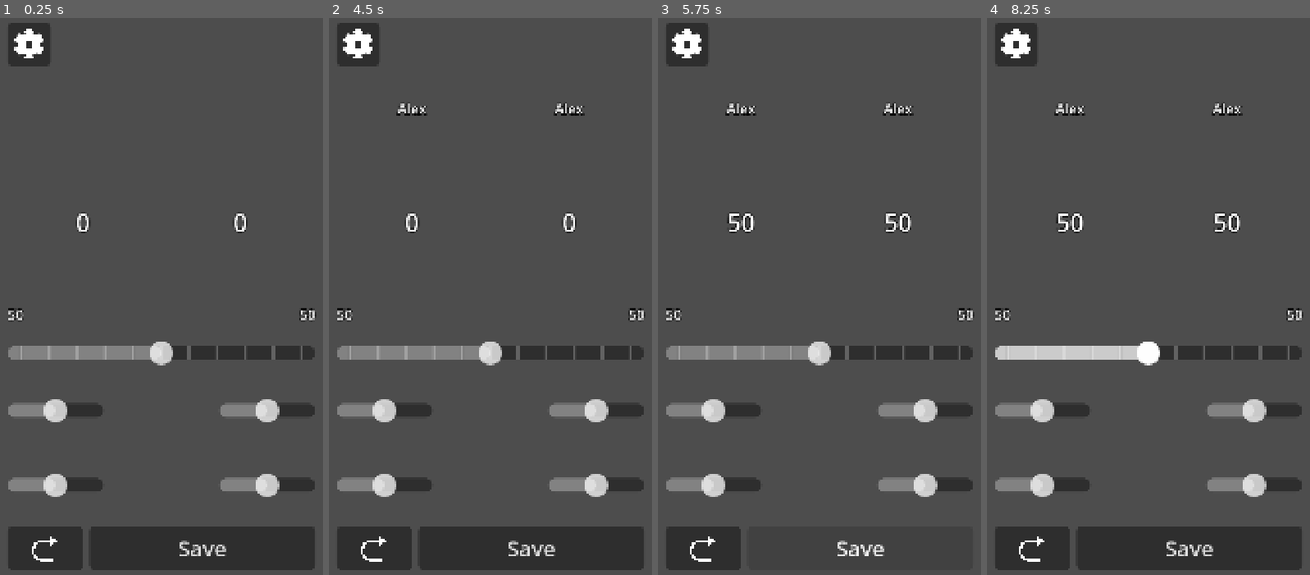
Above: before the commit, frames 1-4 (left to right).
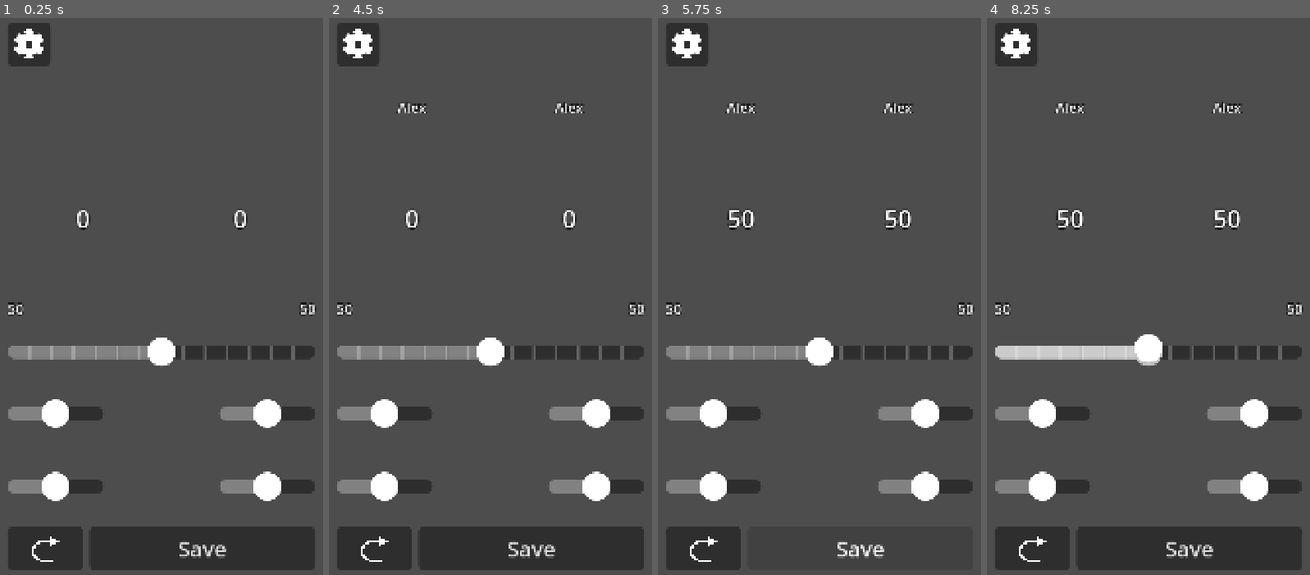
Above: after the commit, the same moments.

Repository: Aspergerli/tichu-Counter
Game: Godot game, scene res://Scenes/main.tscn
Two runs of this game, one before a commit and one after it. Both use one fixed random seed, a clock stepped at 60 frames per second and the inputs below.
Inputs (mouse positions are in pixels of both pictures, inside the frame that each line leads up to):
- Up to frame 1 (0.25 s): no input
- Up to frame 2 (4.5 s): click (374, 547) at 0.5 s; click (374, 547) at 1.25 s; click (374, 547) at 2 s; click (358, 45) at 2.75 s; click (490, 224) at 3.52 s; type "Alex" at 3.6 s; click (490, 274) at 3.75 s; type "Alex" at 3.83 s; click "X" at 4.25 s
- Up to frame 3 (5.75 s): click "Save" at 5 s
- Up to frame 4 (8.25 s): move the mouse to (1229, 263) at 5.77 s; click (1229, 263) at 5.92 s; drag from (1074, 329) to (1129, 430) at 6.52 s; move the mouse to (1184, 151) at 7.27 s; click (1184, 151) at 7.42 s; drag from (1129, 430) to (1038, 196) at 8.02 s

The runs differ from the first frame. In frame 1, 3.6% of the frame differs, in the area x 2-98%, y 34-98%; in frame 2, 3.8%; in frame 3, 4.1%, in the area x 2-98%, y 15-98%; in frame 4, 3.7%.

Commit message:
Made Sliders opaque

Diff:
--- /dev/null
+++ b/Assets/Grabber.svg
@@ -0,0 +1,22 @@
+<?xml version="1.0" encoding="UTF-8" standalone="no"?>
+<!-- Created with Inkscape (http://www.inkscape.org/) -->
+
+<svg
+   width="169.00684mm"
+   height="169.00684mm"
+   viewBox="0 0 169.00684 169.00684"
+   version="1.1"
+   id="svg1"
+   xmlns="http://www.w3.org/2000/svg"
+   xmlns:svg="http://www.w3.org/2000/svg">
+  <defs
+     id="defs1" />
+  <g
+     id="layer1"
+     transform="translate(-14.327637,-15.67916)">
+    <path
+       style="fill:#ffffff;fill-opacity:1;stroke:#ffffff;stroke-width:20;stroke-linecap:round;stroke-opacity:1"
+       id="path4"
+       d="M 173.33447,100.18259 A 74.50341,74.50341 0 0 1 98.958342,174.68589 74.50341,74.50341 0 0 1 24.328079,100.43716 74.50341,74.50341 0 0 1 98.449194,25.680155 74.50341,74.50341 0 0 1 173.33273,99.673441" />
+  </g>
+</svg>
--- a/Scenes/main.tscn
+++ b/Scenes/main.tscn
@@ -12,6 +12,7 @@
 [ext_resource type="LabelSettings" uid="uid://duoipjdy7c4bl" path="res://text/TichuText.tres" id="8_344ge"]
 [ext_resource type="Script" uid="uid://bi4nvkt30xtmu" path="res://Scripts/lables_g_tichu_slider.gd" id="9_ynf5e"]
 [ext_resource type="Theme" uid="uid://4h5dwwuc6j3b" path="res://text/buttons.tres" id="10_hptm8"]
+[ext_resource type="Theme" uid="uid://drrumylijiae8" path="res://text/Sliders.tres" id="10_jkdf5"]
 [ext_resource type="Texture2D" uid="uid://dcoy21l5ba3jr" path="res://Assets/tickback_export.svg" id="12_6iyac"]
 
 [node name="Control" type="Control" unique_id=1470058033]
@@ -109,12 +110,12 @@
 size_flags_horizontal = 3
 size_flags_vertical = 1
 tooltip_text = "hsth"
+theme = ExtResource("10_jkdf5")
 min_value = -30.0
 max_value = 130.0
 step = 5.0
 value = 50.0
-tick_count = 11
-ticks_on_borders = true
+tick_count = 15
 ticks_position = 3
 
 [node name="TichuContainer" type="GridContainer" parent="VBoxContainer" unique_id=475770376]
@@ -127,8 +128,11 @@
 layout_mode = 2
 size_flags_horizontal = 3
 size_flags_vertical = 6
-max_value = 2.0
-value = 1.0
+theme = ExtResource("10_jkdf5")
+max_value = 2.0
+value = 1.0
+tick_count = 1
+ticks_position = 3
 
 [node name="LabelsTichuSlider" type="HBoxContainer" parent="VBoxContainer/TichuContainer" unique_id=124699248]
 layout_mode = 2
@@ -156,16 +160,22 @@
 layout_mode = 2
 size_flags_horizontal = 3
 size_flags_vertical = 6
-max_value = 2.0
-value = 1.0
+theme = ExtResource("10_jkdf5")
+max_value = 2.0
+value = 1.0
+tick_count = 1
+ticks_position = 3
 
 [node name="GTichuSlider1" type="HSlider" parent="VBoxContainer/TichuContainer" unique_id=2106446075]
 custom_minimum_size = Vector2(180, 0)
 layout_mode = 2
 size_flags_horizontal = 3
 size_flags_vertical = 6
-max_value = 2.0
-value = 1.0
+theme = ExtResource("10_jkdf5")
+max_value = 2.0
+value = 1.0
+tick_count = 1
+ticks_position = 3
 
 [node name="LablesGTichuSlider" type="HBoxContainer" parent="VBoxContainer/TichuContainer" unique_id=1554670582]
 layout_mode = 2
@@ -190,8 +200,10 @@
 layout_mode = 2
 size_flags_horizontal = 3
 size_flags_vertical = 6
-max_value = 2.0
-value = 1.0
+theme = ExtResource("10_jkdf5")
+max_value = 2.0
+value = 1.0
+ticks_position = 3
 
 [node name="HBoxContainer" type="HBoxContainer" parent="VBoxContainer" unique_id=722147996]
 layout_mode = 2
--- /dev/null
+++ b/text/Sliders.tres
@@ -0,0 +1,62 @@
+[gd_resource type="Theme" format=3 uid="uid://drrumylijiae8"]
+
+[ext_resource type="Texture2D" uid="uid://c4dqce0doqdmd" path="res://Assets/Grabber.png" id="1_vleph"]
+[ext_resource type="Texture2D" uid="uid://dp1lm7oa8vo2d" path="res://Assets/GrabberSelected.png" id="2_8qx1a"]
+
+[sub_resource type="DPITexture" id="DPITexture_mcg5d"]
+_source = "<svg xmlns=\"http://www.w3.org/2000/svg\" width=\"16\" height=\"16\"><circle cx=\"8\" cy=\"8\" r=\"7\" fill=\"#fefefe\" fill-opacity=\".37\"/></svg>
+"
+base_scale = 4.95
+
+[sub_resource type="DPITexture" id="DPITexture_ymsqa"]
+_source = "<svg xmlns=\"http://www.w3.org/2000/svg\" width=\"4\" height=\"8\"><path fill=\"#fff\" fill-opacity=\".25\" d=\"M1 0h2v16H1z\"/></svg>
+"
+base_scale = 4.95
+
+[sub_resource type="StyleBoxFlat" id="StyleBoxFlat_jil4k"]
+content_margin_left = 20.0
+content_margin_top = 20.0
+content_margin_right = 20.0
+content_margin_bottom = 20.0
+bg_color = Color(1, 1, 1, 0.4)
+corner_radius_top_left = 20
+corner_radius_top_right = 20
+corner_radius_bottom_right = 20
+corner_radius_bottom_left = 20
+corner_detail = 20
+
+[sub_resource type="StyleBoxFlat" id="StyleBoxFlat_kmoxp"]
+content_margin_left = 20.0
+content_margin_top = 20.0
+content_margin_right = 20.0
+content_margin_bottom = 20.0
+bg_color = Color(1, 1, 1, 0.75)
+corner_radius_top_left = 20
+corner_radius_top_right = 20
+corner_radius_bottom_right = 20
+corner_radius_bottom_left = 20
+corner_detail = 20
+
+[sub_resource type="StyleBoxFlat" id="StyleBoxFlat_ljgfe"]
+content_margin_left = 20.0
+content_margin_top = 20.0
+content_margin_right = 20.0
+content_margin_bottom = 20.0
+bg_color = Color(0.1, 0.1, 0.1, 0.6)
+corner_radius_top_left = 20
+corner_radius_top_right = 20
+corner_radius_bottom_right = 20
+corner_radius_bottom_left = 20
+corner_detail = 20
+
+[resource]
+HSlider/constants/center_grabber = 1
+HSlider/constants/grabber_offset = 0
+HSlider/constants/tick_offset = 0
+HSlider/icons/grabber = ExtResource("1_vleph")
+HSlider/icons/grabber_disabled = SubResource("DPITexture_mcg5d")
+HSlider/icons/grabber_highlight = ExtResource("2_8qx1a")
+HSlider/icons/tick = SubResource("DPITexture_ymsqa")
+HSlider/styles/grabber_area = SubResource("StyleBoxFlat_jil4k")
+HSlider/styles/grabber_area_highlight = SubResource("StyleBoxFlat_kmoxp")
+HSlider/styles/slider = SubResource("StyleBoxFlat_ljgfe")
Binary file added: Assets/Grabber.png
Not shown, added: Assets/Grabber.png.import
Not shown, added: Assets/Grabber.svg.import
Binary file added: Assets/GrabberSelected.png
Not shown, added: Assets/GrabberSelected.png.import
Not shown, added: Assets/Grabber
